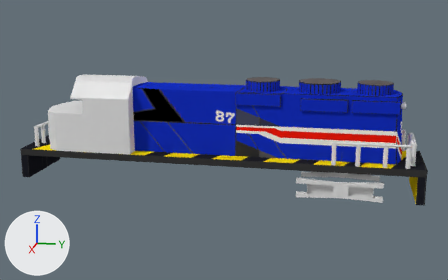
The Blender file gSources/GT22.blend as it was, and as the next commit left it.
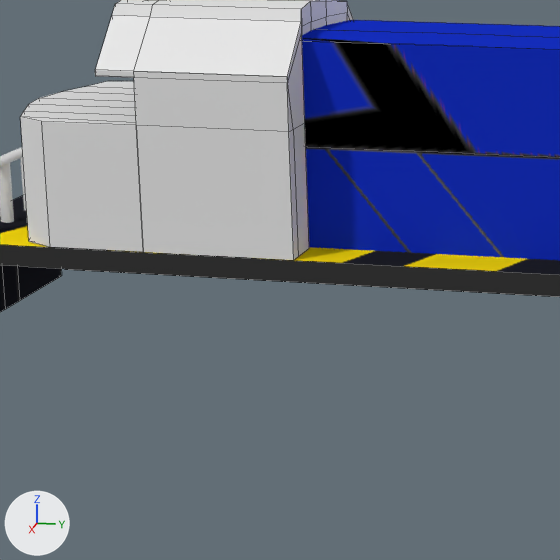
Each version appears first whole from a 50 mm lens placed at (14.11, 2.89, 3.31), pointed at (0.0, 0.06, -0.22), and next in a close-up on the part from 9% to 47% of the width and 27% to 87% of the height. The axes (+X, +Y, +Z) are drawn at lower left. The lights are the same throughout. The close-ups show mesh edges as thin lines.

Objects in the first close-up: 'Body', 'Cab', 'ChassisFrame', 'frontRailings.001'.
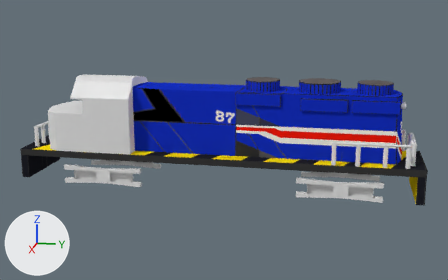
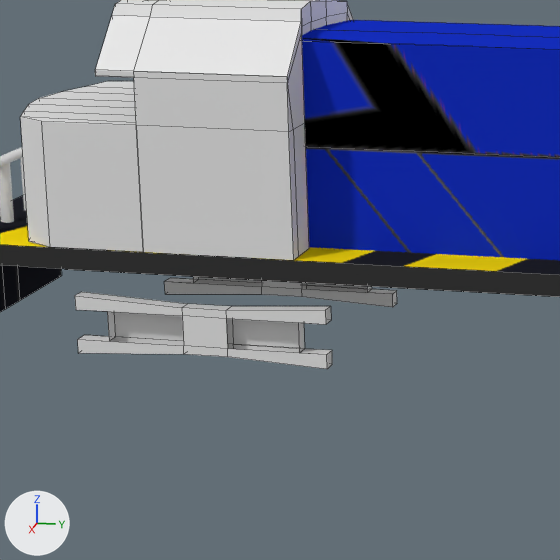
Changed parts and their boxes (x1, y1, x2, y2) in the close-ups (560 x 560 px):
```json
{"object": "backRightTruckBogie", "change": "added", "after": [75, 292, 332, 369]}
{"object": "backLeftTruckBogie", "change": "added", "after": [164, 277, 397, 307]}
```

Edits to the scene script, one JSON object a line:
```json
{"op": "add", "block": "ob_backlefttruckbogie", "code": ["ob_backlefttruckbogie = bpy.data.objects.new('backLeftTruckBogie', me_cube_004.copy())  # the mesh of ob_frontrighttruckbogie", "ob_backlefttruckbogie.parent = ob_gt22", "ob_backlefttruckbogie.matrix_parent_inverse = Matrix(((1.0, 0.0, 0.0, 0.209), (0.0, 1.0, 0.0, 0.997), (0.0, 0.0, 1.0, 0.668), (0.0, 0.0, 0.0, 1.0)))", "ob_backlefttruckbogie.location = (-0.822, -2.729, -1.041)", "ob_backlefttruckbogie.scale = (0.0555, 0.946, 0.216)"]}
{"op": "add", "block": "ob_backrighttruckbogie", "code": ["ob_backrighttruckbogie = bpy.data.objects.new('backRightTruckBogie', me_cube_004.copy())  # the mesh of ob_frontrighttruckbogie", "ob_backrighttruckbogie.parent = ob_gt22", "ob_backrighttruckbogie.matrix_parent_inverse = Matrix(((1.0, 0.0, 0.0, 0.209), (0.0, 1.0, 0.0, 0.997), (0.0, 0.0, 1.0, 0.668), (0.0, 0.0, 0.0, 1.0)))", "ob_backrighttruckbogie.location = (0.755, -2.729, -1.041)", "ob_backrighttruckbogie.scale = (0.0555, 0.946, 0.216)"]}
```
